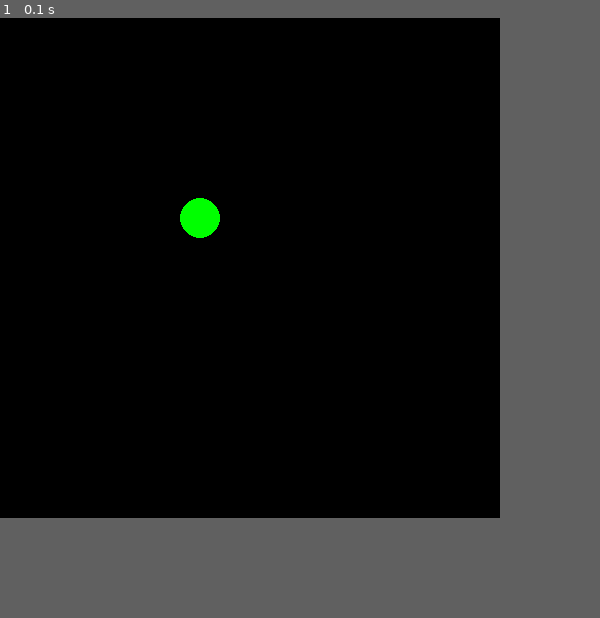
Above: before the commit, frame 1.
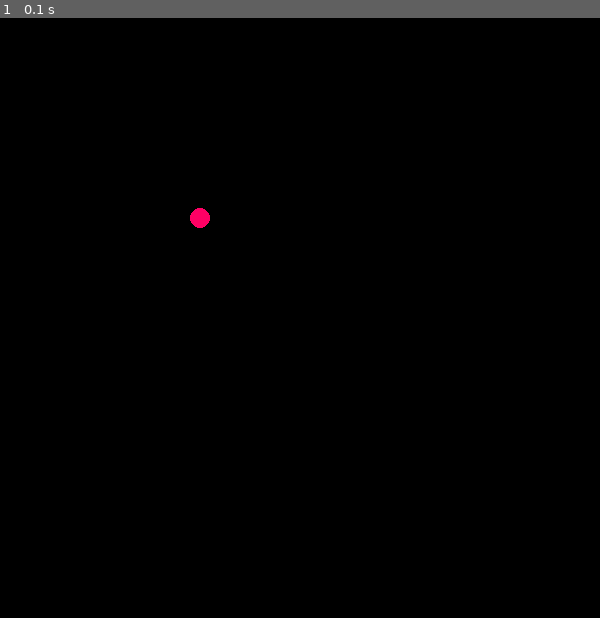
Above: after the commit, the same moment.

Repository: sagieppel/PyGame2
Game: pygame game, started from Lesson1.py
The game is run twice, just before and just after one commit, with the same random seed, the same clock (stepped at 60 frames per second) and the same inputs.
Inputs:
- Up to frame 1 (0.1 s): no input
In our replay, the window is 500x500 before the commit and 600x600 after it. These sizes can differ from the game's own. Grey fills any space a smaller window leaves; there, only what the larger window draws over its background counts as a difference.

The runs differ from the first frame. In frame 1, 0.3% of the frame differs, in the area x 30-37%, y 30-37%.

Commit message:
Update Lesson1.py

Diff:
--- a/Lesson1.py
+++ b/Lesson1.py
@@ -1,6 +1,15 @@
 import pygame
 pygame.init()
-screen=pygame.display.set_mode([500,500])
-for i in range(100000):
-   pygame.draw.circle(screen, [0,255,0], [200,200], 20)
+
+screenSize=600
+screen=pygame.display.set_mode([screenSize,screenSize])
+
+for i in range(100000000):
+   red=255
+   green=0
+   blue=100
+   x=200
+   y=200
+   scale=10
+   pygame.draw.circle(screen, [red,green,blue], [x,y], scale)
    pygame.display.update()
